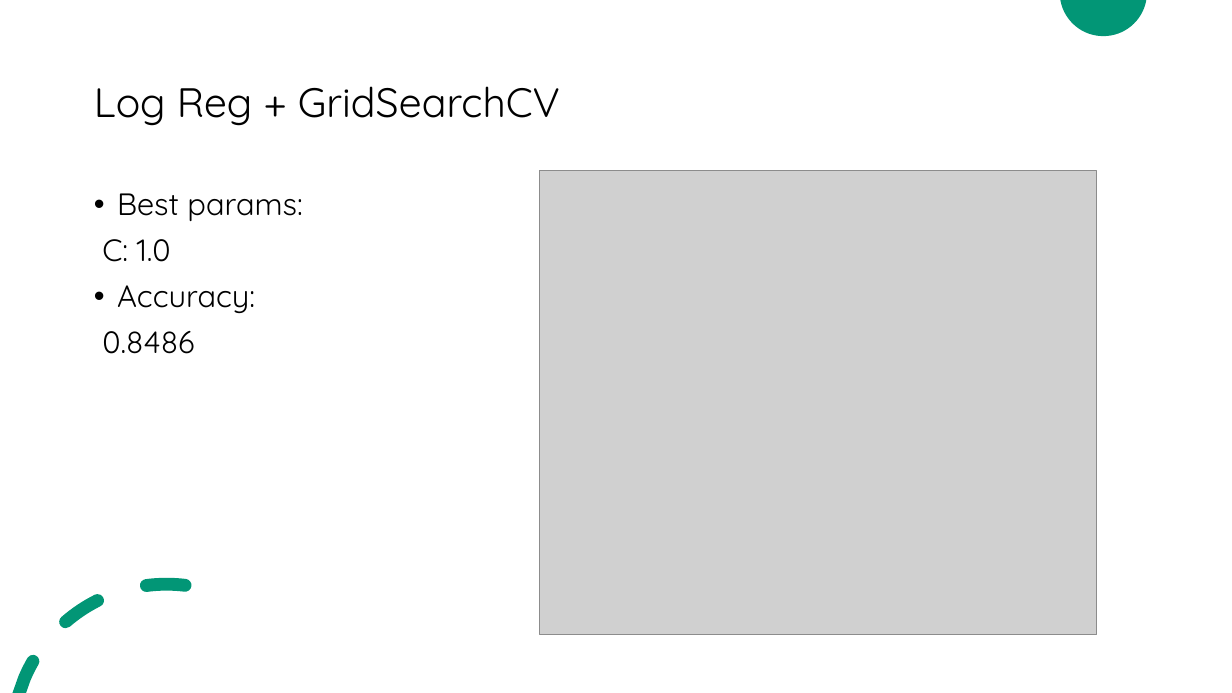
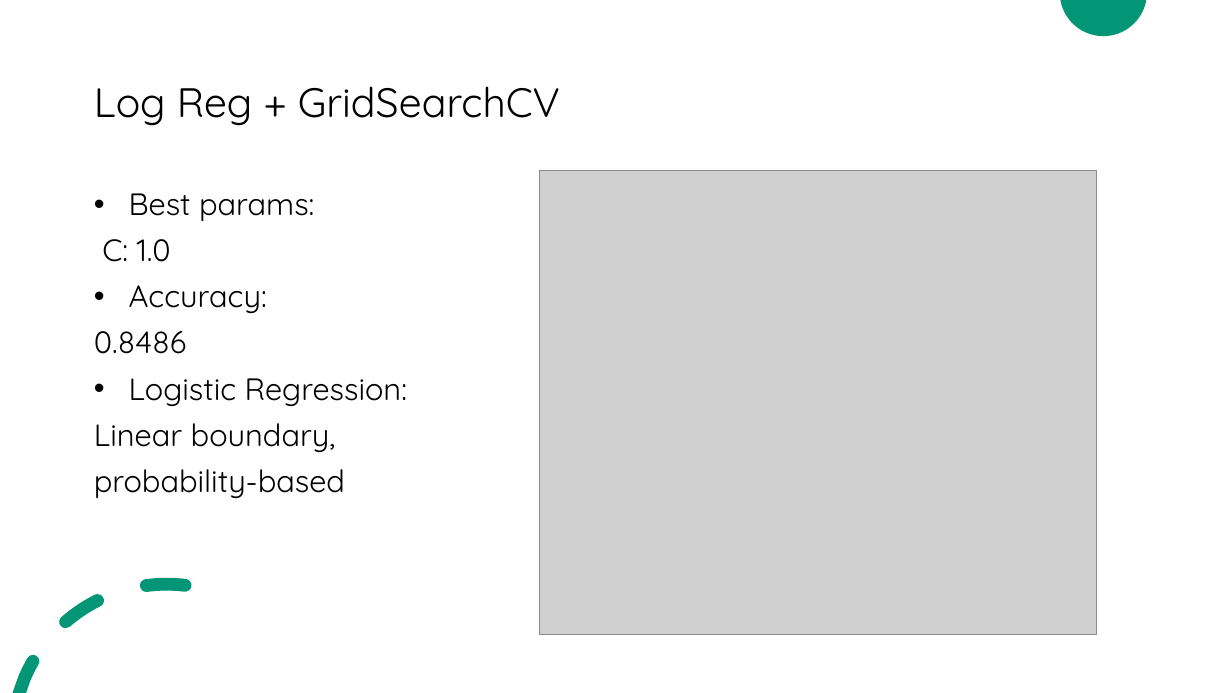
Before and after one commit to coaluh/ML_Project, a slide deck: slide 14 of Project_1/Group_5_Project1_Presentation.pptx (slide 10 before the commit). Drawn at 1232x693 pixels with LibreOffice and Linux fonts; fonts in the diff are those of the drawing; grey boxes stand for pictures. Boxes give left, top, right and bottom in pixels: in the first picture for what was removed or moved away, otherwise in the second. Text is boxed around its words. In the diff, an @@ line names an element or a change of style, - is before the commit and + after.

```diff
--- a/Project_1/Group_5_Project1_Presentation.pptx
+++ b/Project_1/Group_5_Project1_Presentation.pptx
@@ text at (129,193,314,313): indent changed @@
@@ text at (94,378,407,498): paragraphs added @@
+• Logistic Regression:
+Linear boundary,
+probability-based
```
Also in this commit, not shown: 2 other slides changed, 1 slide removed.
